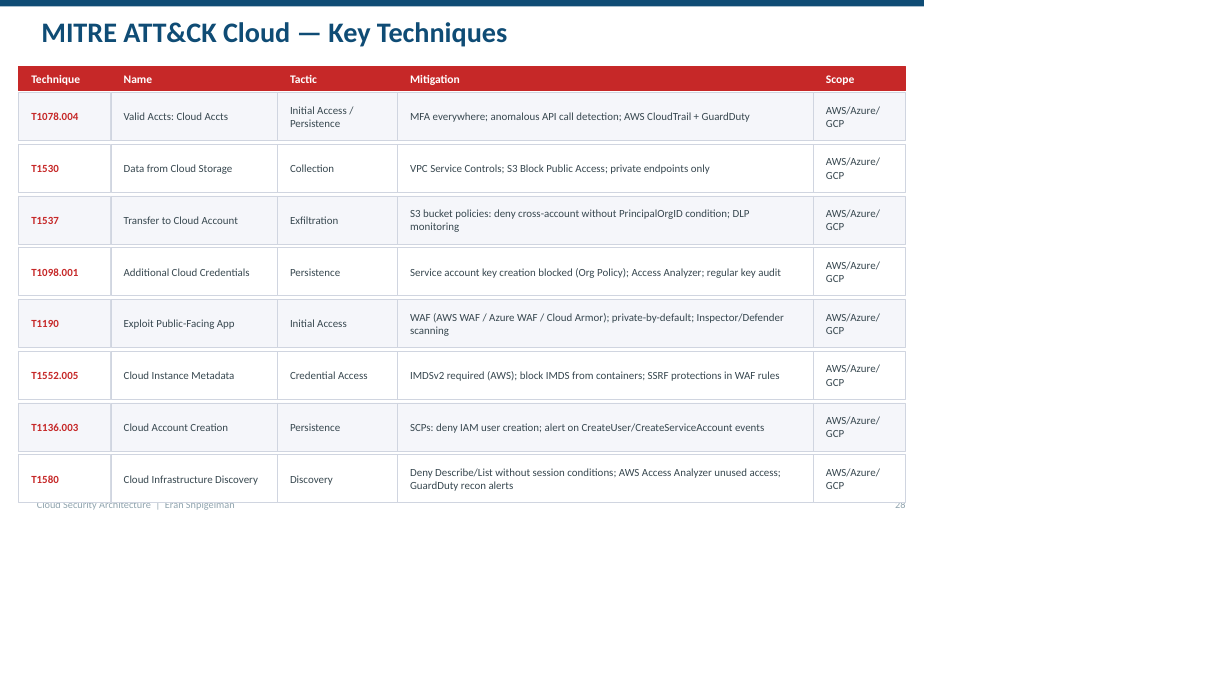
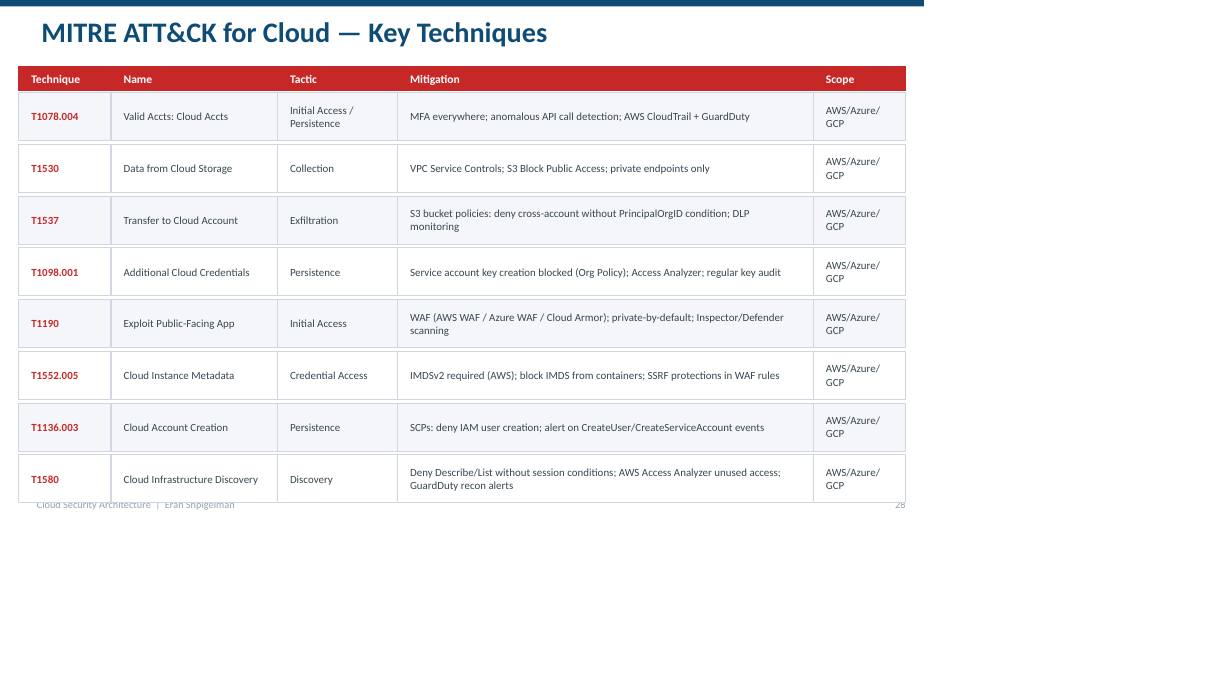
Before and after one commit to eransh10/Security-Architecture-Guidelines-Best-Practices, a slide deck: slide 36 of Cloud/cloud_security_architecture_deck.pptx (slide 28 before the commit). Drawn at 1232x693 pixels with LibreOffice and Linux fonts; fonts in the diff are those of the drawing. Boxes give left, top, right and bottom in pixels: in the first picture for what was removed or moved away, otherwise in the second. Text is boxed around its words. In the diff, an @@ line names an element or a change of style, - is before the commit and + after.

```diff
--- a/Cloud/cloud_security_architecture_deck.pptx
+++ b/Cloud/cloud_security_architecture_deck.pptx
@@ text at <box>41,22,547,47</box>: text changed @@
-MITRE ATT&CK Cloud — Key Techniques
+MITRE ATT&CK for Cloud — Key Techniques
```
Also in this commit, not shown: 12 other slides changed, 12 slides added.
